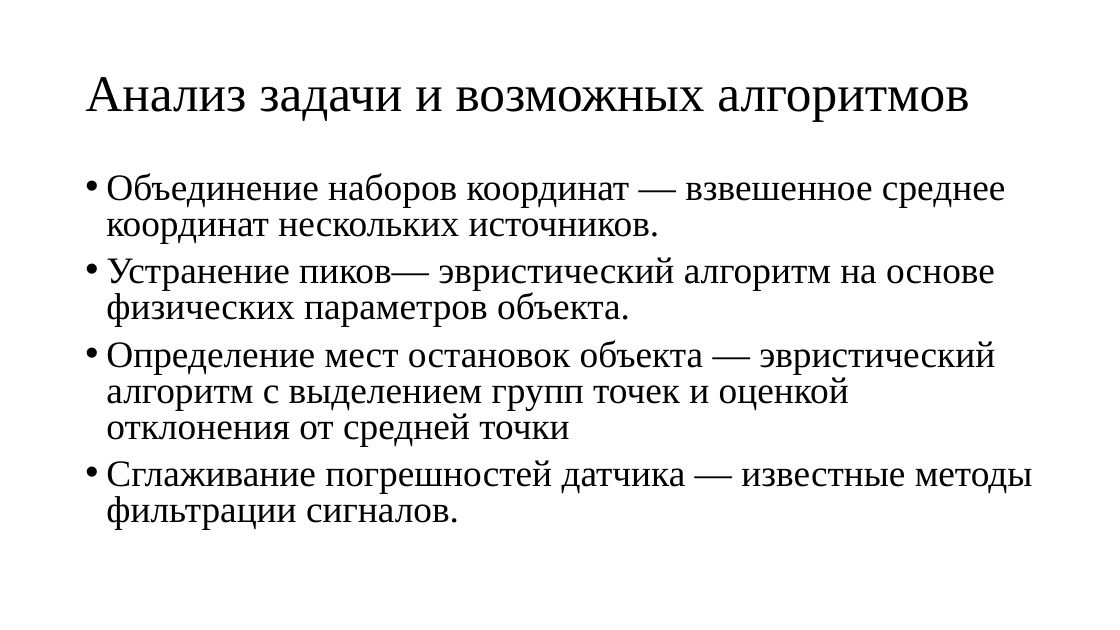
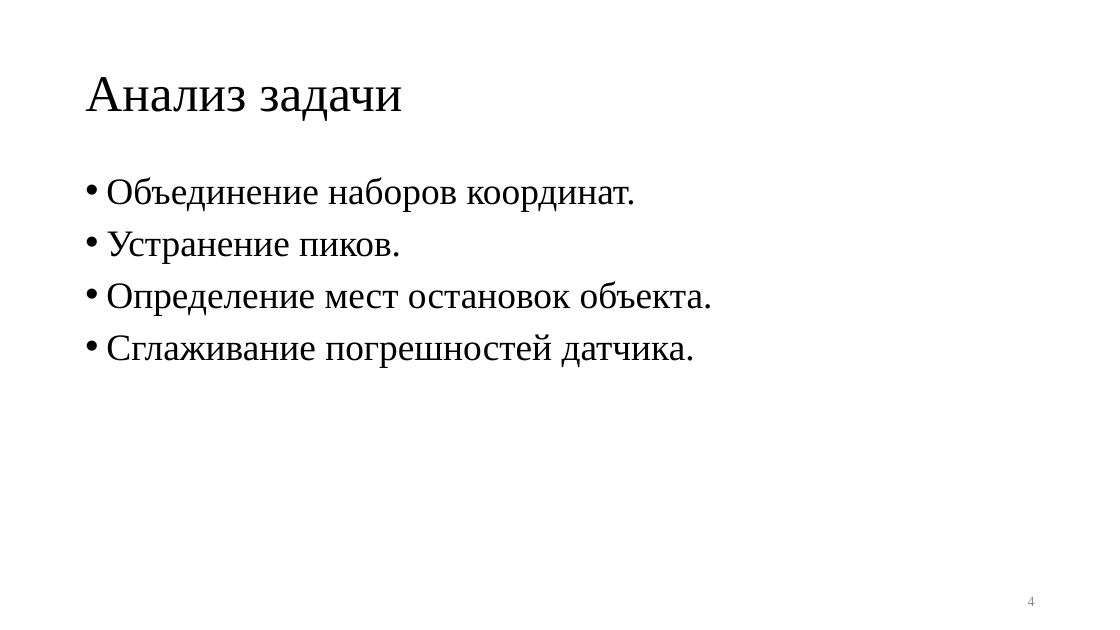
Before and after one commit to kaedvann/TrackFilter, a slide deck: slide 4 of docs/thesis/thesis.pptx. Drawn at 1120x630 pixels with LibreOffice and Linux fonts; fonts in the diff are those of the drawing. Boxes give left, top, right and bottom in pixels: in the first picture for what was removed or moved away, otherwise in the second. Text is boxed around its words. In the diff, an @@ line names an element or a change of style, - is before the commit and + after.

```diff
--- a/docs/thesis/thesis.pptx
+++ b/docs/thesis/thesis.pptx
@@ title at [85, 77, 402, 121]: text changed @@
-Анализ задачи и возможных алгоритмов
+Анализ задачи
@@ text at [106, 177, 713, 367]: text changed @@
-• Объединение наборов координат — взвешенное среднее координат нескольких источников.
-• Устранение пиков— эвристический алгоритм на основе физических параметров объекта.
-• Определение мест остановок объекта — эвристический алгоритм с выделением групп точек и оценкой отклонения от средней точки
-• Сглаживание погрешностей датчика — известные методы фильтрации сигналов.
+• Объединение наборов координат.
+• Устранение пиков.
+• Определение мест остановок объекта.
+• Сглаживание погрешностей датчика.
@@ page number added at [1028, 597, 1035, 606], 12 pt, text #8C8C8C @@
+4
```
Also in this commit, not shown: 5 other slides changed, 9 slides added, 3 slides removed, 10 other files.
